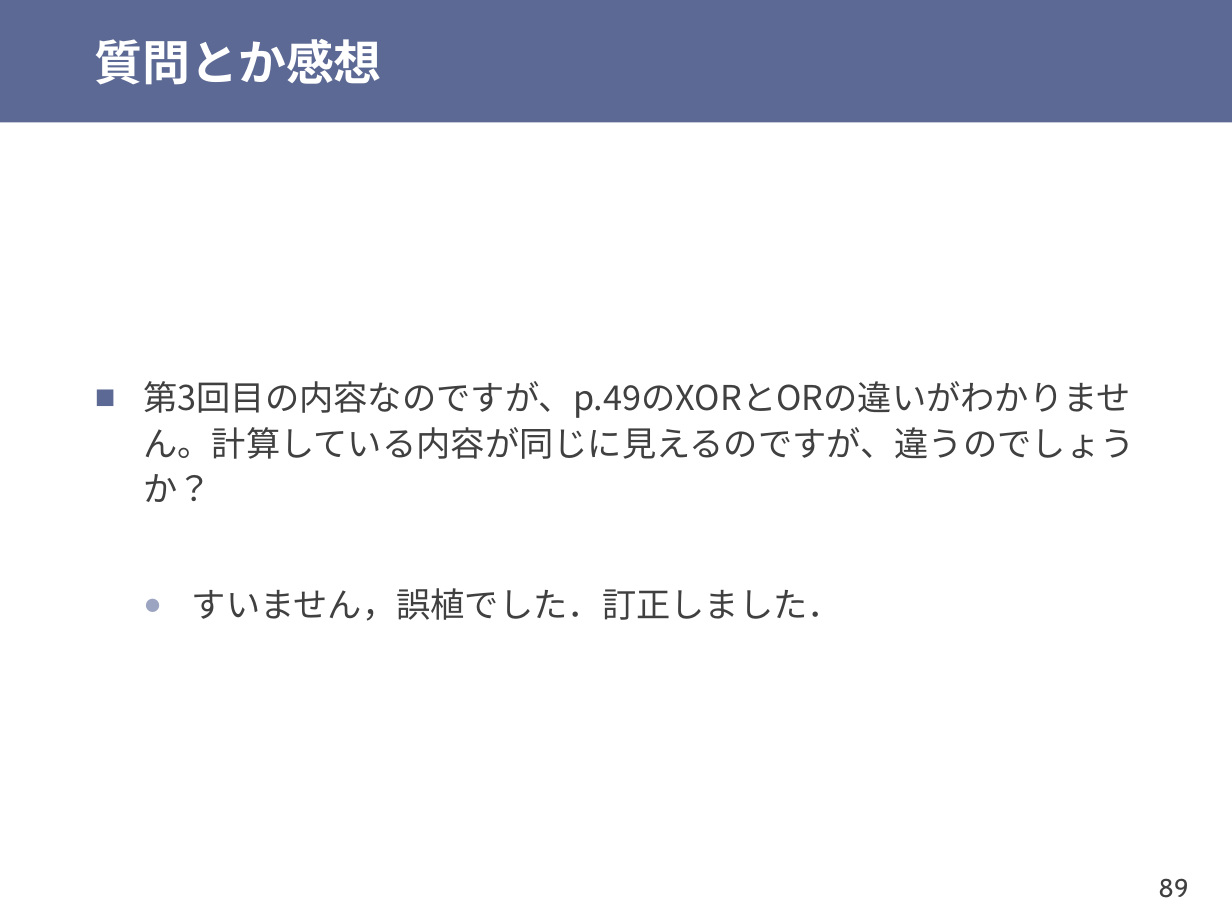
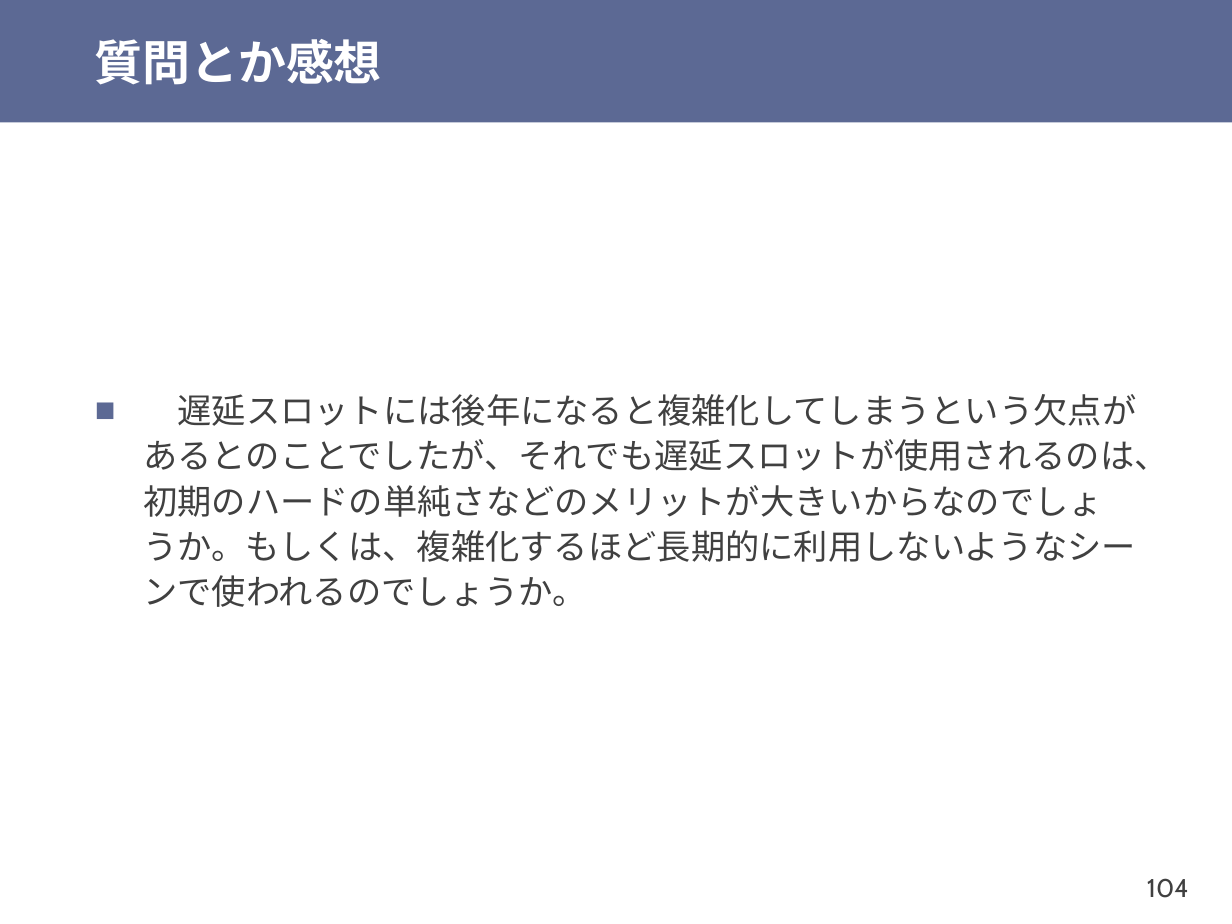
Before and after one commit to shioyadan/otya-computer-architecture-i, a slide deck: slide 104 of cai-shioya-07.pptx (slide 89 before the commit). Drawn at 1232x924 pixels with LibreOffice and Linux fonts; fonts in the diff are those of the drawing. Boxes give left, top, right and bottom in pixels: in the first picture for what was removed or moved away, otherwise in the second. Text is boxed around its words. In the diff, an @@ line names an element or a change of style, - is before the commit and + after.

```diff
--- a/cai-shioya-07.pptx
+++ b/cai-shioya-07.pptx
@@ text at box(143, 394, 1168, 607): text changed; font Noto Sans CJK JP to Cabin @@
-■ 第3回目の内容なのですが、p.49のXORとORの違いがわかりません。計算している内容が同じに見えるのですが、違うのでしょうか？
-  ● すいません，誤植でした．訂正しました．
+■ 遅延スロットには後年になると複雑化してしまうという欠点があるとのことでしたが、それでも遅延スロットが使用されるのは、初期のハードの単純さなどのメリットが大きいからなのでしょうか。もしくは、複雑化するほど長期的に利用しないようなシーンで使われるのでしょうか。
@@ page number at box(1147, 878, 1189, 898): text changed @@
-89
+104
```
Also in this commit, not shown: 26 other slides changed, 4 slides added, 2 slides removed, 1 other file.
